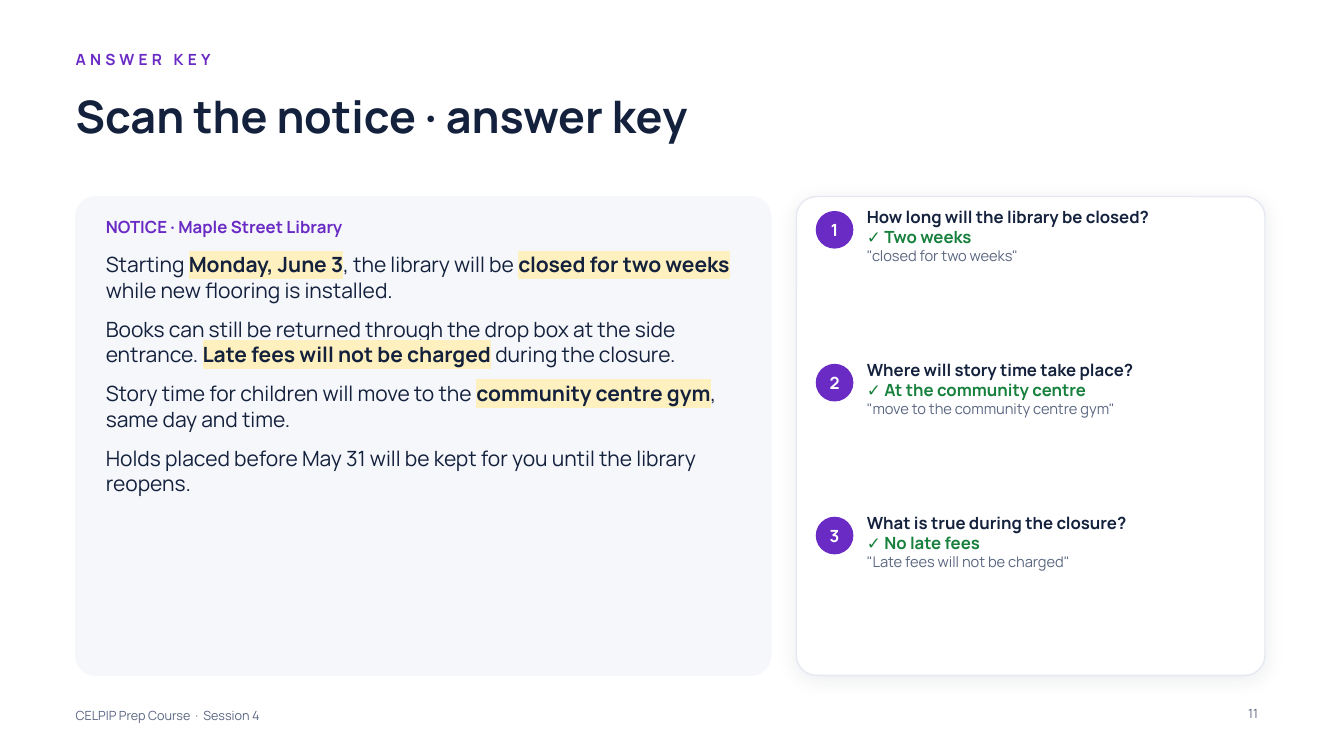
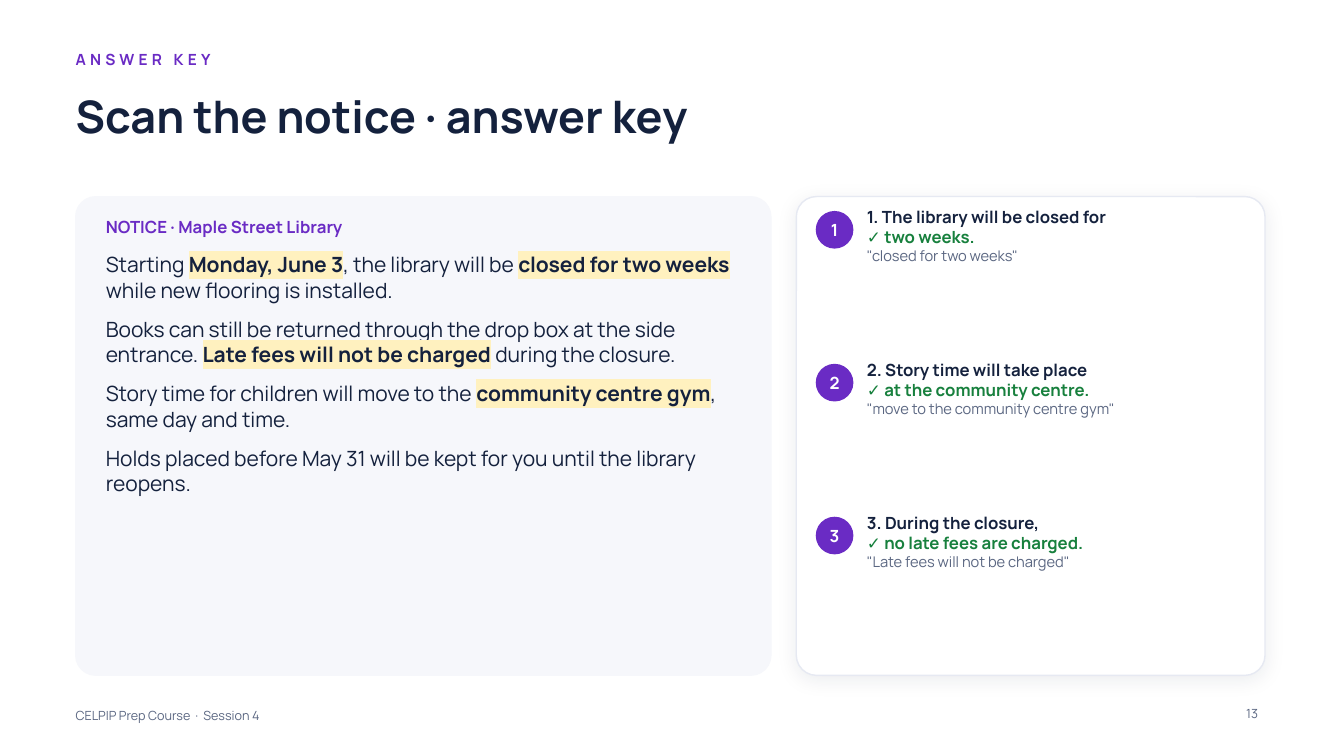
Before and after one commit to learnovateqa/The_English_Academy_CELPIP, a slide deck: slide 13 of decks/session-04.pptx (slide 11 before the commit). Drawn at 1344x756 pixels with LibreOffice and Linux fonts; fonts in the diff are those of the drawing. Boxes give left, top, right and bottom in pixels: in the first picture for what was removed or moved away, otherwise in the second. Text is boxed around its words. In the diff, an @@ line names an element or a change of style, - is before the commit and + after.

```diff
--- a/decks/session-04.pptx
+++ b/decks/session-04.pptx
@@ text at box(867, 210, 1106, 244): text changed @@
-How long will the library be closed?
-✓ Two weeks
+1. The library will be closed for
+✓ two weeks.
@@ text at box(867, 363, 1089, 400): text changed @@
-Where will story time take place?
-✓ At the community centre
+2. Story time will take place
+✓ at the community centre.
@@ text at box(867, 516, 1083, 554): text changed; text colour #14213D to #17803D @@
-What is true during the closure?
-✓ No late fees
+3. During the closure,
+✓ no late fees are charged.
@@ page number at box(1246, 709, 1258, 718): text changed @@
-11
+13
```
Also in this commit, not shown: 9 other slides changed, 3 slides added, 2 other files.
